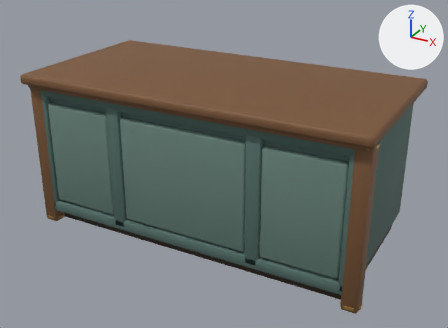
What one commit did to the glTF model assets/midstyle_test/hall_reception_desk.glb.
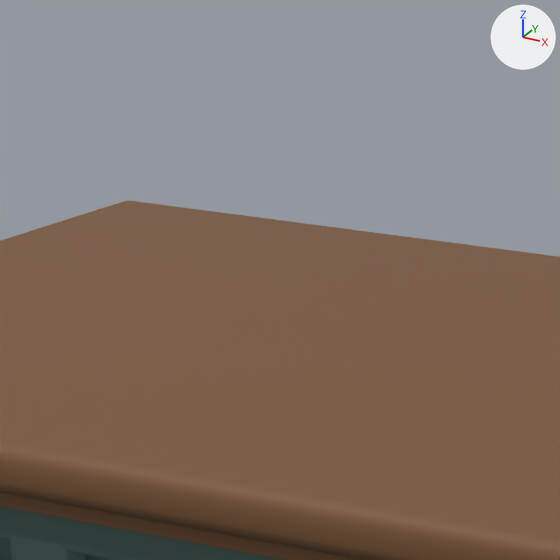
The first picture shows the older version from a 50 mm camera at (2.0, -3.63, 2.56) aimed at (0.05, -0.07, 0.78). The close-ups show the older and then the newer version on the part from 23% to 48% of the width and 0% to 34% of the height of that picture. Only the edits that show in the close-ups are written down. The axes (+X, +Y, +Z) are drawn at upper right. The lights are the same throughout.

The scene before the commit, as lines of its bpy script (objects in view):
```python
me_frontrail_001 = bpy.data.meshes.new('FrontRail.001')
me_frontrail_001.from_pydata(...)  # 56 vertices, 108 faces; spans x -1.18..1.18, y -0.58..-0.53, z 1.24..1.32
me_frontrail_001.materials.append(mat_deskpaintteal)
me_frontstile_001 = bpy.data.meshes.new('FrontStile.001')
me_frontstile_001.from_pydata(...)  # 56 vertices, 108 faces; spans x -0.57..-0.47, y -0.58..-0.53, z 0.36..1.26
me_frontstile_001.materials.append(mat_deskpaintteal)
me_toplip = bpy.data.meshes.new('TopLip')
me_toplip.from_pydata(...)  # 56 vertices, 108 faces; spans x -1.21..1.21, y -0.62..-0.57, z 1.3..1.33
me_toplip.materials.append(mat_desktopoak)
ob_frontrail_001 = bpy.data.objects.new('FrontRail.001', me_frontrail_001)
ob_frontrail_001.location = (0.0, 0.0, 0.0)
ob_frontstile_001 = bpy.data.objects.new('FrontStile.001', me_frontstile_001)
ob_frontstile_001.location = (0.0, 0.0, 0.0)
ob_toplip = bpy.data.objects.new('TopLip', me_toplip)
ob_toplip.location = (0.0, 0.0, 0.0)
# also in view: 'Top' at (0.0, -0.02, 1.36)
```
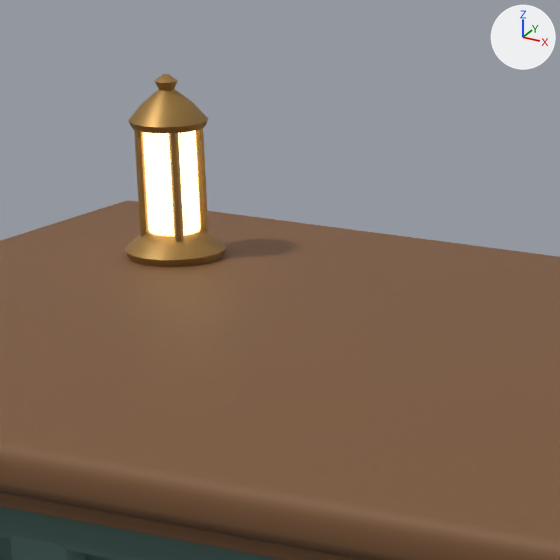
What differs and where, as boxes (x1, y1, x2, y2) in the close-ups (560 x 560 px):
'LanternGlass', added: after (143, 130, 201, 236)
'LanternBase', added: after (125, 229, 226, 267)
'LanternCap', added: after (128, 74, 208, 133)
'LanternRib', added: after (169, 133, 184, 241)
'LanternRib.001', added: after (134, 130, 149, 237)
'LanternRib.003', added: after (196, 128, 208, 232)

The change, as a list of edits to the scene's bpy script:
```text
Add mat_desklanternglow:
    mat_desklanternglow = bpy.data.materials.new('DeskLanternGlow')
    # nodes: BsdfPrincipled, Mix, OutputMaterial, VertexColor
    # colours: beige #ffe5ad, beige #ffe3a8, mixed with the vertex colours
Add me_lanterncap:
    me_lanterncap.from_pydata(...)  # 120 vertices, 236 faces; spans x -0.982..-0.858, y 0.238..0.362, z 1.605..1.685
    me_lanterncap.materials.append(mat_deskbrass)
Add me_lanternrib_003:
    me_lanternrib_003.from_pydata(...)  # a 6-sided cylinder along z spanning x -0.893..-0.881, y 0.326..0.34, z 1.435..1.615
    me_lanternrib_003.materials.append(mat_deskbrass)
Add me_lanternrib_001:
    me_lanternrib_001.from_pydata(...)  # a 6-sided cylinder along z spanning x -0.959..-0.947, y 0.26..0.274, z 1.435..1.615
    me_lanternrib_001.materials.append(mat_deskbrass)
Add me_lanternrib:
    me_lanternrib.from_pydata(...)  # a 6-sided cylinder along z spanning x -0.893..-0.881, y 0.26..0.274, z 1.435..1.615
    me_lanternrib.materials.append(mat_deskbrass)
Add me_lanternglass:
    me_lanternglass.from_pydata(...)  # 96 vertices, 188 faces; spans x -0.962..-0.878, y 0.258..0.342, z 1.44..1.61
    me_lanternglass.materials.append(mat_desklanternglow)
Add me_lanternbase:
    me_lanternbase.from_pydata(...)  # 80 vertices, 156 faces; spans x -1.0..-0.84, y 0.22..0.38, z 1.4..1.44
    me_lanternbase.materials.append(mat_deskbrass)
Add ob_lanterncap:
    ob_lanterncap = bpy.data.objects.new('LanternCap', me_lanterncap)
    ob_lanterncap.location = (0.0, 0.0, 0.0)
Add ob_lanternrib_003:
    ob_lanternrib_003 = bpy.data.objects.new('LanternRib.003', me_lanternrib_003)
    ob_lanternrib_003.location = (0.0, 0.0, 0.0)
Add ob_lanternrib_001:
    ob_lanternrib_001 = bpy.data.objects.new('LanternRib.001', me_lanternrib_001)
    ob_lanternrib_001.location = (0.0, 0.0, 0.0)
Add ob_lanternrib:
    ob_lanternrib = bpy.data.objects.new('LanternRib', me_lanternrib)
    ob_lanternrib.location = (0.0, 0.0, 0.0)
Add ob_lanternglass:
    ob_lanternglass = bpy.data.objects.new('LanternGlass', me_lanternglass)
    ob_lanternglass.location = (0.0, 0.0, 0.0)
Add ob_lanternbase:
    ob_lanternbase = bpy.data.objects.new('LanternBase', me_lanternbase)
    ob_lanternbase.location = (0.0, 0.0, 0.0)
```
